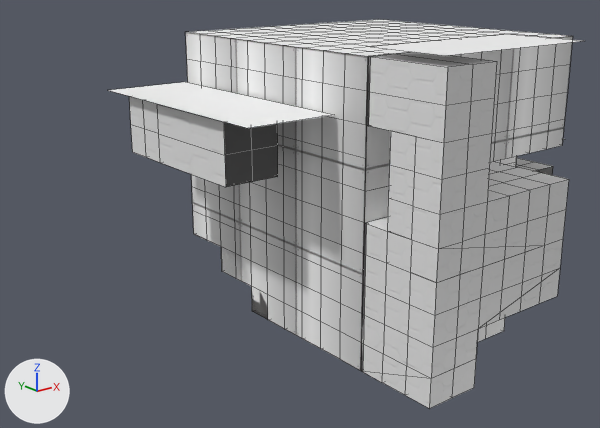
One commit to the Blender file Program/Ψ/Data/StageMap/Area4/Area4.blend: the scene before it, then after it.
Camera for both pictures: a 50 mm lens placed at (-43.1, -45.2, 25.6), pointed at (-7.1, -0.2, 7.6). Every picture has the same lights, and +X, +Y and +Z are marked at lower left. Mesh edges are drawn as thin lines.

The older version as bpy lines, for what is in view:
```python
me_grid_001 = bpy.data.meshes.new('Grid.001')
me_grid_001.from_pydata(...)  # 925 vertices, 811 faces; spans x -16.6..18.7, y -10.0..16.0, z -0.6..20.0
# faces by material slot: [312, 252, 141, 8, 52, 46]
me_grid_001.materials.append(mat_ground)  # white #ffffff
me_grid_001.materials.append(mat_outwall)
me_grid_001.materials.append(mat_inwall)
me_grid_001.materials.append(mat_dark)  # black #404040
me_grid_001.materials.append(mat_inwall2)
me_grid_001.materials.append(mat_frame)  # grey #b2b2b2
ob_grid_001 = bpy.data.objects.new('Grid.001', me_grid_001)
ob_grid_001.location = (0.0, 0.0, 20.0)
ob_grid_001.rotation_euler = (3.142, 0.0, 0.0)  # degrees (180, 0, 0)
```
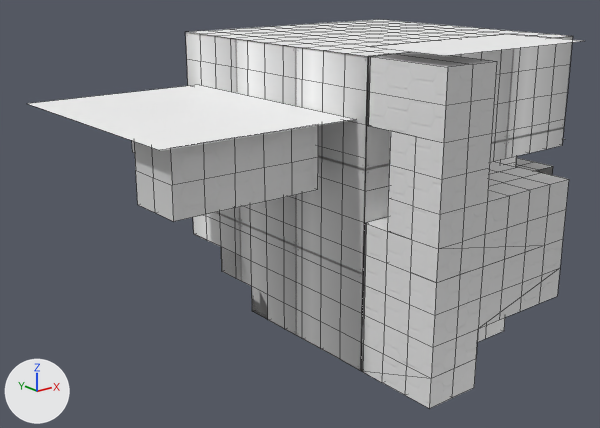
Boxes (x1, y1, x2, y2) around the edits, measured in the pictures (600 x 428 px):
'Grid.001', reshaped (17% wider)
    before: (108, 19, 581, 409)
    after: (28, 19, 581, 409)
part 1 of me_grid_001, built on
    before: (108, 82, 333, 187)
    after: (28, 85, 354, 221)

Patch to the scene script:
```diff
--- a/Program/Ψ/Data/StageMap/Area4/Area4.blend.py
+++ b/Program/Ψ/Data/StageMap/Area4/Area4.blend.py
@@ me_grid_001 @@
 # used by ob_grid_001; location = (0.0, 0.0, 20.0); rotation_euler = (3.142, 0.0, 0.0), in degrees (180, 0, 0)
-me_grid_001.from_pydata(...)  # 925 vertices, 811 faces; spans x -16.6..18.7, y -10.0..16.0, z -0.6..20.0
+me_grid_001.from_pydata(...)  # 965 vertices, 851 faces; spans x -23.3..18.7, y -10.0..16.0, z -0.6..20.0
+# me_grid_001 part 1
+# 1 vertex is removed from x -14.0, y 4.0, z 6.0
+# 4 faces are deleted
+# 4 vertices move from x -16.6..-10.2, y -10.0..7.4, z 3.7 to x -23.3..-10.1, y -8.2..9.2, z 3.7
+# 3 vertices are added at (-20.0, 8.0, 6.0), (-22.0, 6.0, 6.0), (-22.0, 8.0, 6.0)
+# 7 new vertices lie (0.0, 2.0, 0.0) away from vertices in x -16.0..-12.0, y 4.0, z 4.0..8.0
+# 7 new vertices lie (0.0, 2.0, 0.0) away from vertices in x -16.0..-12.0, y 6.0, z 4.0..8.0
+# 8 new vertices lie (-2.0, 0.0, 0.0) away from vertices in x -16.0..-12.0, y 4.0..8.0, z 4.0..8.0
+# 8 new vertices lie (-2.0, 0.0, 0.0) away from vertices in x -18.0..-14.0, y 4.0..8.0, z 4.0..8.0
+# 8 new vertices lie (-2.0, 0.0, 0.0) away from vertices in x -20.0..-16.0, y 4.0..8.0, z 4.0..8.0
+# 20 new faces join them, mat_ground (white #ffffff)
+# 24 new faces join them, mat_inwall
 me_grid_001.materials.append(mat_ground)
```
